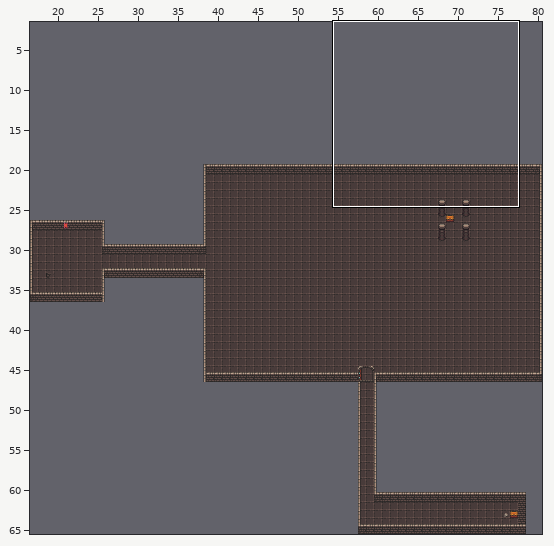
Tiled map, stored at android/assets/maps/level1.tmx. The picture above shows the old version from afar; the outline marks the close-up.
Close-up. The starting point:
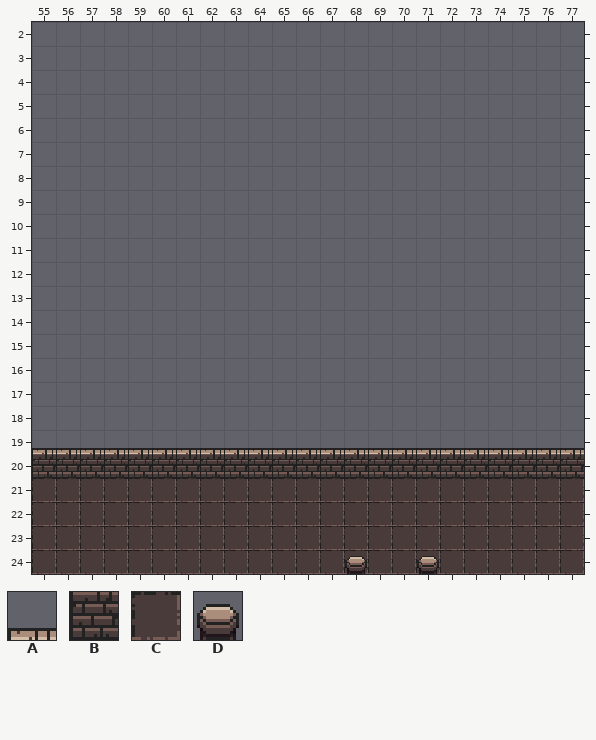
Cells are 16x16 px. Shown: x 55..77, y 2..24.
Key: from "Dungeon II": A 1, B 33, C 129, D 165.
_ is an empty cell.
Layer "background" before, first column x 55:
 2 _______________________
 3 _______________________
 4 _______________________
 5 _______________________
 6 _______________________
 7 _______________________
 8 _______________________
 9 _______________________
10 _______________________
11 _______________________
12 _______________________
13 _______________________
14 _______________________
15 _______________________
16 _______________________
17 _______________________
18 _______________________
19 _______________________
20 _______________________
21 CCCCCCCCCCCCCCCCCCCCCCC
22 CCCCCCCCCCCCCCCCCCCCCCC
23 CCCCCCCCCCCCCCCCCCCCCCC
24 CCCCCCCCCCCCCCCCCCCCCCC
Layer "graphics" before, first column x 55:
 2 _______________________
 3 _______________________
 4 _______________________
 5 _______________________
 6 _______________________
 7 _______________________
 8 _______________________
 9 _______________________
10 _______________________
11 _______________________
12 _______________________
13 _______________________
14 _______________________
15 _______________________
16 _______________________
17 _______________________
18 _______________________
19 AAAAAAAAAAAAAAAAAAAAAAA
20 BBBBBBBBBBBBBBBBBBBBBBB
21 _______________________
22 _______________________
23 _______________________
24 _____________D__D______
New version:
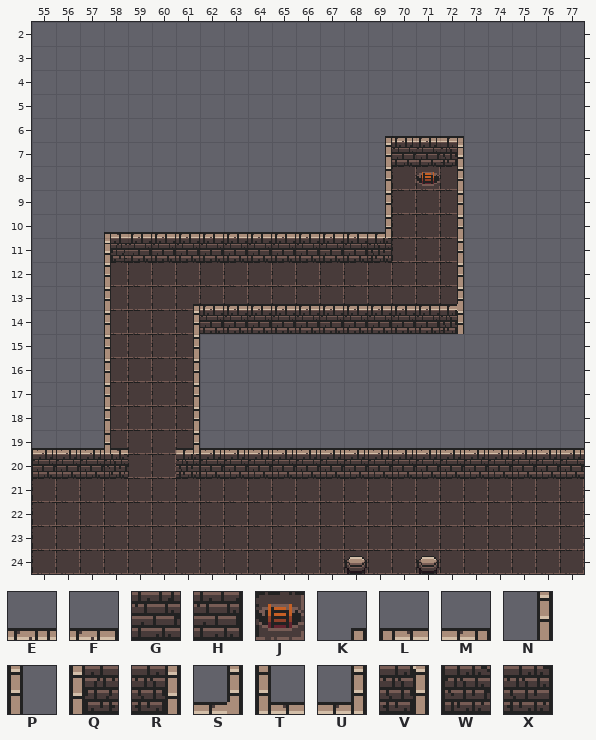
Further tiles: from "Dungeon II": E 2, F 3, G 34, H 35, J 195, K 224, L 226, M 227, N 256, P 257, Q 258, R 259, S 260, T 290, U 291, V 292, W 322, X 323.
Change:
Layer "background":
Tile C now appears in row 8 at x 70 and 72; in rows 9 to 11 at x 70 to 72; in rows 12 to 13 at x 58 to 72; in rows 14 to 19 at x 58 to 61; in row 20 at x 59 to 60.
Tile J now appears in row 8 at x 71.
Layer "graphics":
Tile E now appears in row 6 at x 70 to 71.
Tile F now appears in row 10 at x 59 to 68; in row 13 at x 62 to 71.
Tile G now appears in row 7 at x 70 to 71.
Tile H now appears in row 11 at x 59 to 68; in row 14 at x 62 to 71.
Tile K now appears in row 6 at x 69; in row 13 at x 61.
Tile L now appears in row 10 at x 58.
Tile M now appears in row 6 at x 72.
Tile N now appears in row 7 at x 69; in rows 8 to 9 at x 69 and 72; in rows 10 to 12 at x 72; in rows 14 to 18 at x 61.
Tile P now appears in rows 12 to 18 at x 58.
Tile Q now appears in row 11 at x 58.
Tile R now appears in row 7 at x 72.
Tile S now appears in row 13 at x 72.
The author changed tile A to tile T in row 19 at x 58.
The author changed tile A to tile U in row 19 at x 61.
Tile U now appears in row 10 at x 69.
Tile V now appears in row 14 at x 72.
The author changed tile B to tile W in row 20 at x 58.
The author changed tile B to tile X in row 20 at x 61.
Tile X now appears in row 11 at x 69.
Tile A is removed in row 19 at x 59 to 60.
Tile B is removed in row 20 at x 59 to 60.
